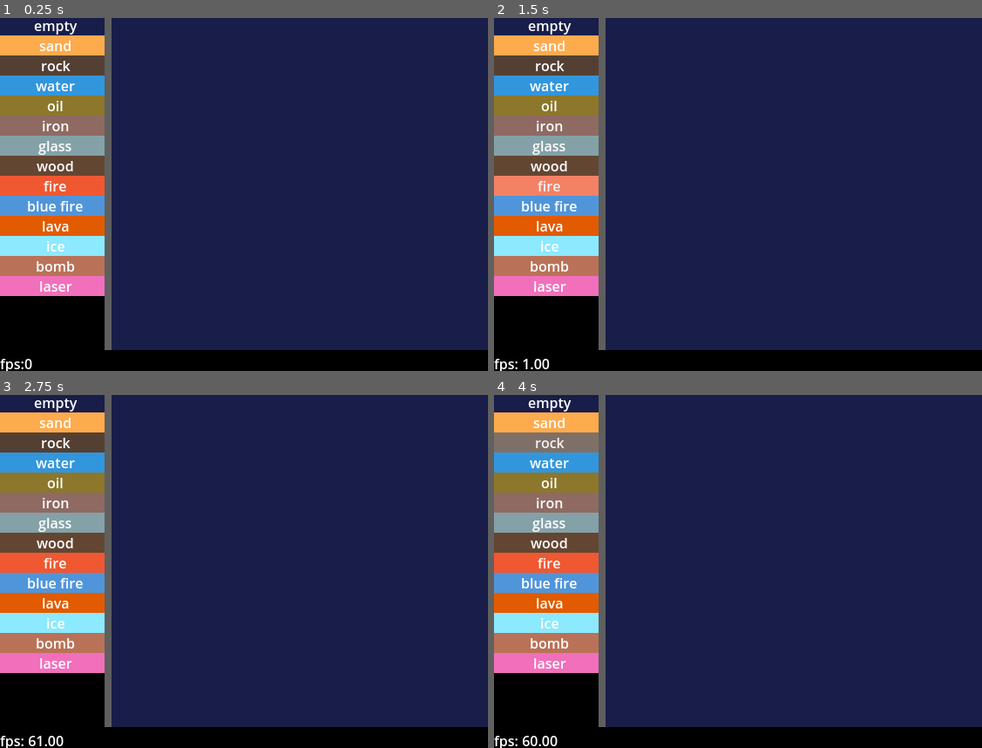
Above: before the commit, frames 1-4 (two rows, left to right).
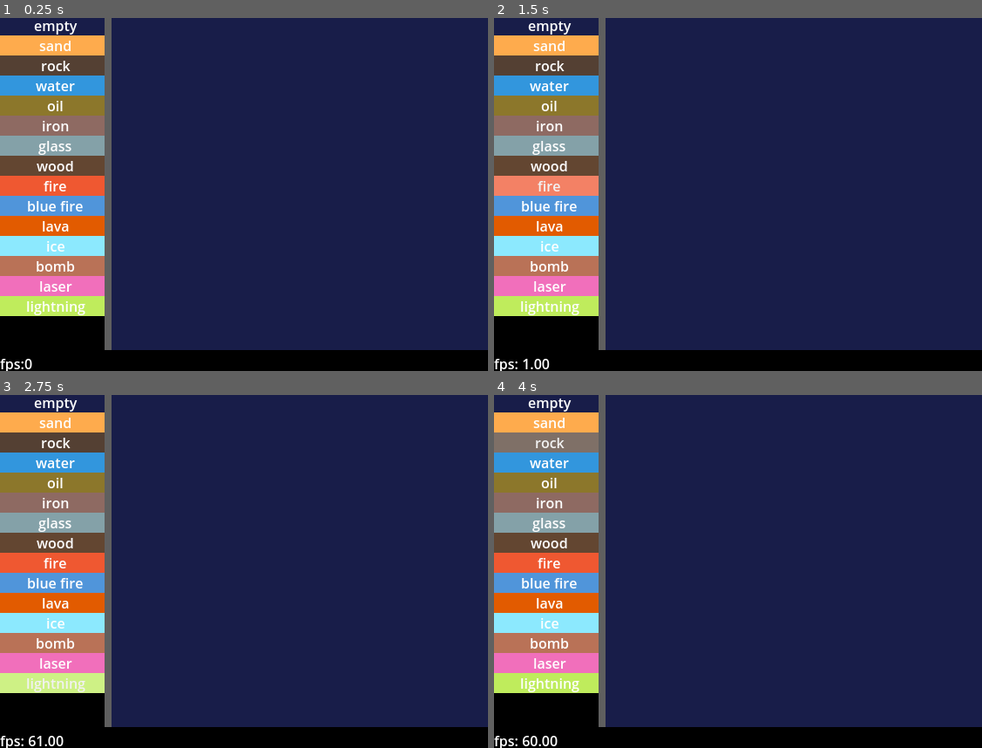
Above: after the commit, the same moments.

Repository: kiwijuice56/sand-spoon
Game: Godot game, scene res://main/main.tscn
Same seed, same stepped clock (60 frames per second), same inputs: the game is played once before the commit and once after it.
Inputs (mouse positions are in pixels of both pictures, inside the frame that each line leads up to):
- Up to frame 1 (0.25 s): no input
- Up to frame 2 (1.5 s): click "empty" at 0.5 s; click "fire" at 1.25 s
- Up to frame 3 (2.75 s): click (53, 684) at 2 s, where only the run after the commit has a clickable "lightning"
- Up to frame 4 (4 s): click "sand" at 2.75 s; click "rock" at 3.5 s

The runs differ from the first frame. In frame 1, 1.2% of the frame differs, in the area x 0-22%, y 78-85%; in frame 2, 1.2%; in frame 3, 1.2%; in frame 4, 1.2%.

Commit message:
Added lightning

Diff:
--- a/main/main.tscn
+++ b/main/main.tscn
@@ -23,8 +23,9 @@
 [ext_resource type="Resource" uid="uid://c3jubx3w7ogpw" path="res://main/simulation/element/explosion/explosion.tres" id="19_ef3v6"]
 [ext_resource type="Resource" uid="uid://b8em3mxvlifq7" path="res://main/simulation/element/solid/bomb.tres" id="20_sgjin"]
 [ext_resource type="Resource" uid="uid://bqgjw8wry45l0" path="res://main/simulation/element/laser/laser.tres" id="21_l6itd"]
+[ext_resource type="Resource" uid="uid://bp4x60s3nqgcq" path="res://main/simulation/element/lightning/lightning.tres" id="22_navib"]
 
-[sub_resource type="Image" id="Image_l8qah"]
+[sub_resource type="Image" id="Image_iodl3"]
 data = {
 "data": PackedByteArray(0, 0, 0, 0, 0, 0, 0, 0, 0, 0, 0, 0, 0, 0, 0, 0, 0, 0, 0, 0, 0, 0, 0, 0, 0, 0, 0, 0, 0, 0, 0, 0, …(62113 unchanged characters)…
 "format": "RGBA8",
@@ -80,7 +81,7 @@
 simulation_size = Vector2i(72, 64)
 simulation_scale = 6
 chunk_size = 8
-elements = Array[ExtResource("2_55j5a")]([ExtResource("4_oq8 …(360 unchanged characters)… rce("20_sgjin"), ExtResource("21_l6itd")])
+elements = Array[ExtResource("2_55j5a")]([ExtResource("4_oq8 …(360 unchanged characters)… rce("20_sgjin"), ExtResource("21_l6itd"), ExtResource("22_navib")])
 
 [node name="Painter" type="Node" parent="VBoxContainer/HBoxContainer/Simulation" node_paths=PackedStringArray("sim", "selector")]
 script = ExtResource("3_3diiu")
--- /dev/null
+++ b/main/simulation/element/lightning/lightning.gd
@@ -0,0 +1,49 @@
+class_name Lightning extends Element
+# Data: assumes byte 2 for excitation state.
+
+@export var excited_color: Color
+@export var unexcited_color: Color
+@export_range(0, 1) var fall_proportion: float = 0.9
+@export var unexcited_decay_proportion: float = 0.5
+@export var unexcited_decay_element: String
+
+func process(sim: Simulation, row: int, col: int, data: int) -> bool:
+	if not super.process(sim, row, col, data):
+		return false
+	if get_byte(data, 2) == 0:
+		for i in range(0, 10):
+			if i == 4:
+				continue
+			var row_offset: int = i / 3 - 1
+			var col_offset: int = i % 3 - 1
+			if not sim.in_bounds(row + row_offset, col + col_offset):
+				kill(sim, row, col, data)
+				return false
+			if sim.get_element_resource(row + row_offset, col + col_offset) is Empty:
+				continue
+			if sim.get_element_resource(row + row_offset, col + col_offset) == self and get_byte(sim.get_data(row + row_offset, col + col_offset), 2) == 0:
+				continue
+			kill(sim, row, col, data)
+			return false
+		var rand_row: int = row + (1 if Simulation.fast_randf() < fall_proportion else -1)
+		var rand_col: int = col + randi_range(-1, 1)
+		if sim.in_bounds(rand_row, rand_col) and sim.get_touch_count(rand_row, rand_col, unique_name) <= 2 and sim.get_element_resource(rand_row, rand_col) is Empty:
+			sim.set_element(rand_row, rand_col, unique_name)
+	else:
+		if sim.fast_randf() < unexcited_decay_proportion:
+			sim.set_element(row, col, unexcited_decay_element)
+			return false
+		col += randi_range(-1, 1)
+		if sim.in_bounds(row + 1, col):
+			sim.swap(row, col, row + 1, col)
+	return true
+
+func kill(sim: Simulation, row: int, col: int, data: int) -> void:
+	sim.set_data(row, col, set_byte(data, 2, 1), true)
+
+func get_color(_sim: Simulation, _row: int, _col: int, data: int) -> Color:
+	return excited_color if get_byte(data, 2) == 0 else unexcited_color
+
+func get_default_data(sim: Simulation, row: int, col: int) -> int:
+	var data: int = super.get_default_data(sim, row, col)
+	return set_byte(data, 2, 0)
--- /dev/null
+++ b/main/simulation/element/lightning/lightning.tres
@@ -0,0 +1,24 @@
+[gd_resource type="Resource" script_class="Lightning" load_steps=2 format=3 uid="uid://bp4x60s3nqgcq"]
+
+[ext_resource type="Script" path="res://main/simulation/element/lightning/lightning.gd" id="1_k3qkw"]
+
+[resource]
+script = ExtResource("1_k3qkw")
+excited_color = Color(2, 2, 2, 1)
+unexcited_color = Color(1.2, 1.2, 0.5, 1)
+fall_proportion = 0.9
+unexcited_decay_proportion = 0.25
+unexcited_decay_element = "fire"
+unique_name = "lightning"
+hidden = false
+ui_color = Color(0.750391, 0.929102, 0.363762, 1)
+initial_temperature = 9000.0
+conductivity = 0.5
+high_heat_point = -1.0
+high_heat_transformation = "empty"
+low_heat_point = -1.0
+low_heat_transformation = "empty"
+explosion_resistance = 0.1
+decay_proportion = 0.0
+decay_transformation = "empty"
+skip_proportion = 0.0
--- a/main/simulation/simulation.gd
+++ b/main/simulation/simulation.gd
@@ -178,6 +178,20 @@
 func get_element_resource_from_name(element_name: String) -> Element:
 	return elements[name_id_map[element_name]]
 
+func get_touch_count(row: int, col: int, element_name: String) -> int:
+	var touches: int = 0
+	var target_id: int = name_id_map[element_name]
+	for i in range(0, 10):
+		if i == 4: # Center
+			continue
+		var row_offset: int = i / 3 - 1
+		var col_offset: int = i % 3 - 1
+		if not in_bounds(row + row_offset, col + col_offset):
+			continue
+		if _get_cell_id(row + row_offset, col + col_offset) == target_id:
+			touches += 1
+	return touches
+
 ## Returns the cell data at row, col.
 func get_data(row: int, col: int) -> int:
 	return _get_cell_data(row, col)
--- a/project.godot
+++ b/project.godot
@@ -37,6 +37,7 @@
 "res://main/simulation/element/explosion/": "orange",
 "res://main/simulation/element/fluid/": "blue",
 "res://main/simulation/element/laser/": "purple",
+"res://main/simulation/element/lightning/": "red",
 "res://main/simulation/element/solid/": "yellow"
 }
 
Not shown: 2 places in main/main.tscn that only renumber resources
